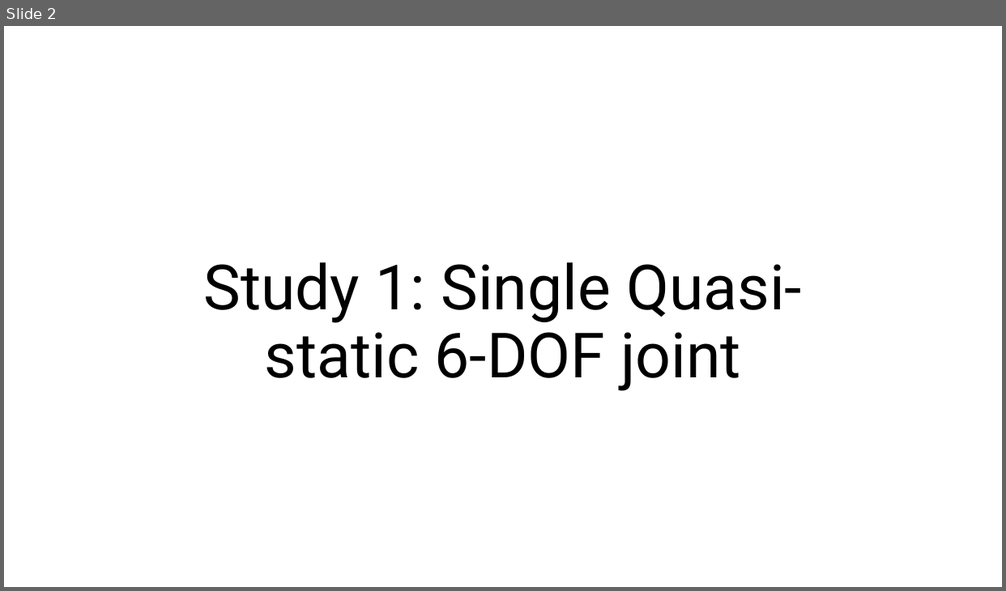
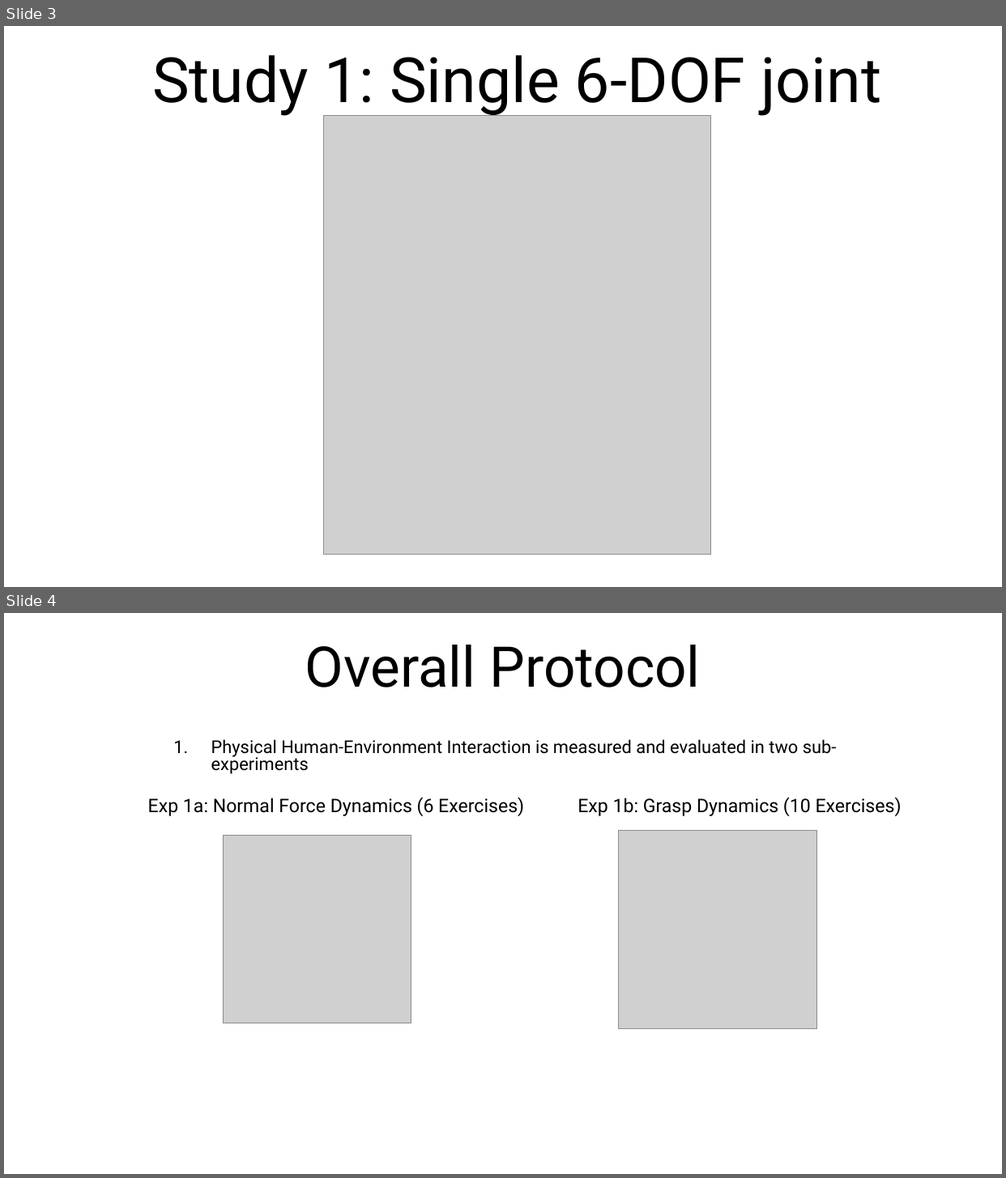
Before and after one commit to UniMelbHumanRoboticsLab/ForceMoCap, a slide deck: experiments/exp1/ForceMoCap Evaluation Protocol.pptx. Shown one above the other, each under a label of ours: slide 2 before the commit, slides 3 and 4 after it. The pictures are 1006x591 and 1006x1178 pixels, drawn with LibreOffice and Linux fonts; fonts in the diff are those of the drawing; grey boxes stand for pictures. Boxes give left, top, right and bottom in pixels: in the first picture for what was removed or moved away, otherwise in the second. Text is boxed around its words. In the diff, an @@ line names an element or a change of style, - is before the commit and + after.

```diff
--- a/experiments/exp1/ForceMoCap Evaluation Protocol.pptx
+++ b/experiments/exp1/ForceMoCap Evaluation Protocol.pptx
@@ slide 4 added at <box>4,613,1002,1174</box>, background #FFFFFF @@
@@ title added at <box>305,645,701,688</box>, 54 pt, text #000000 @@
+Overall Protocol
@@ subtitle added at <box>211,739,837,774</box>, 17 pt, text #000000 @@
+  1. Physical Human-Environment Interaction is measured and evaluated in two sub-experiments
@@ text added at <box>148,797,524,816</box>, 18 pt, text #000000 @@
+    Exp 1a: Normal Force Dynamics (6 Exercises)
@@ text added at <box>577,797,901,816</box>, 18 pt, text #000000 @@
+    Exp 1b: Grasp Dynamics (10 Exercises)
@@ picture added at <box>619,830,817,1029</box> @@
@@ picture added at <box>223,835,411,1023</box> @@
@@ what was slide 2 is now slide 3 @@
@@ slide 3 changed as well @@
@@ title at <box>152,55,882,116</box>: text changed @@
-Study 1: Single Quasi-static 6-DOF joint
+Study 1: Single 6-DOF joint
@@ picture added at <box>324,116,710,555</box> @@
```
Also in this commit, not shown: 7 other slides changed, 6 other slides added, 26 other files.
